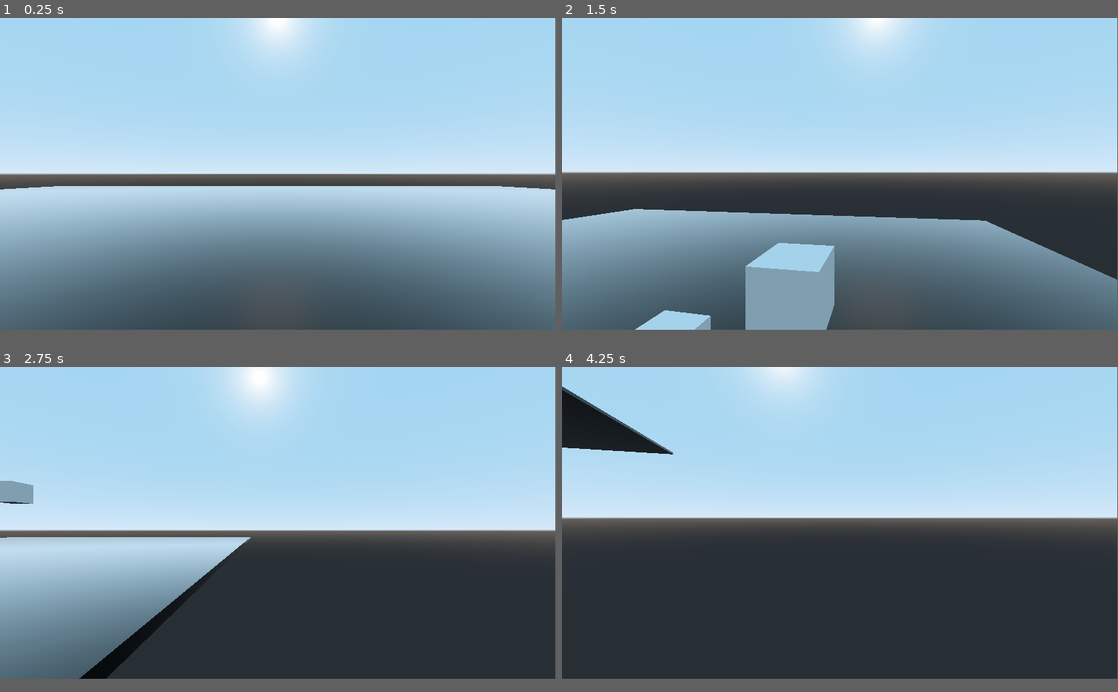
Above: before the commit, frames 1-4 (two rows, left to right).
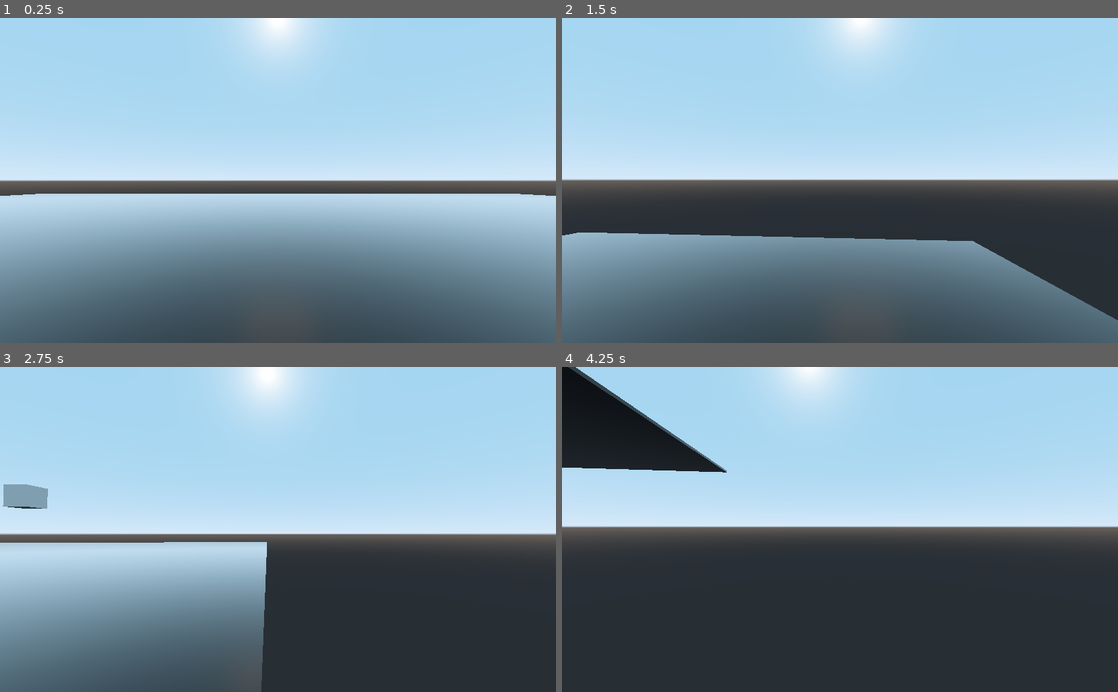
Above: after the commit, the same moments.

Repository: Jshigoodies/Experiment
Game: Godot game, scene res://Testing/TestWorld.tscn
Two runs of this game, one before a commit and one after it. Both use one fixed random seed, a clock stepped at 60 frames per second and the inputs below. Before the commit the project has no main scene; this scene is started directly in both runs.
Inputs (mouse positions are in pixels of both pictures, inside the frame that each line leads up to):
- Up to frame 1 (0.25 s): no input
- Up to frame 2 (1.5 s): tap Enter at 0.5 s; move the mouse to (867, 174) at 0.52 s; hold D (right) 0.53-1.28 s; tap Shift (sprint) at 0.6 s; tap Space (jump) at 0.77 s; move the mouse to (812, 174) at 1.27 s; hold S (backward) from 1.28 s (still down); tap W (foward) at 1.35 s
- Up to frame 3 (2.75 s): tap Space (jump) at 1.52 s; tap Shift (sprint) at 1.55, 2.1 s; move the mouse to (289, 516) at 2.02 s; release S (backward) at 2.03 s; hold D (right) from 2.03 s (still down)
- Up to frame 4 (4.25 s): move the mouse to (834, 529) at 2.77 s; tap Shift (sprint) at 2.85, 3.8 s; tap Space (jump) at 3.02, 3.77 s; move the mouse to (878, 526) at 3.52 s; release D (right) at 3.53 s; hold A (left) from 3.53 s (still down); hold W (foward) from 3.53 s (still down)
The window is 799x449 before the commit and 800x468 after it. Grey fills any space a smaller window leaves; there, only what the larger window draws over its background counts as a difference.

The runs differ from the first frame. In frame 1, 5.3% of the frame differs, in the area x 0-100%, y 0-98%; in frame 2, 16%; in frame 3, 12%; in frame 4, 8.3%.

Commit message:
added boost effect and audio

Diff:
--- /dev/null
+++ b/Player/AudioStreamPlayer3D.gd
@@ -0,0 +1,9 @@
+extends AudioStreamPlayer3D
+
+
+
+func _ready():
+	pass
+
+func _on_Player_camera_shake():
+	play()
--- /dev/null
+++ b/Player/Camera.gd
@@ -0,0 +1,24 @@
+extends Camera
+
+var is_shaking = false
+var shake_duration = 0.3
+var shake_intensity = 0.5
+var original_position
+
+func _start_screen_shake():
+	if !is_shaking:
+		is_shaking = true
+		original_position = transform.origin
+		var elapsed_time = 0.0
+		while elapsed_time < shake_duration:
+			var offset = Vector3(rand_range(-shake_intensity, shake_intensity), rand_range(-shake_intensity, shake_intensity), rand_range(-shake_intensity, shake_intensity))
+			transform.origin = original_position + offset
+			yield(get_tree().create_timer(0.02), "timeout")
+			elapsed_time += 0.02
+		transform.origin = original_position
+		is_shaking = false
+
+
+
+func _on_Player_camera_shake():
+	_start_screen_shake()
--- a/Player/Player.gd
+++ b/Player/Player.gd
@@ -1,4 +1,6 @@
 extends KinematicBody
+
+signal camera_shake
 
 const MOUSE_SENSITIVITY = 0.1
 
@@ -59,6 +61,7 @@
 		if is_boosting == false:
 			is_boosting = true
 			$BoostTimer.start()
+			emit_signal("camera_shake")
 
 	if is_boosting:
 		speed = SPRINT_SPEED
--- a/Player/Player.tscn
+++ b/Player/Player.tscn
@@ -1,6 +1,9 @@
-[gd_scene load_steps=4 format=2]
+[gd_scene load_steps=7 format=2]
 
 [ext_resource path="res://Player/Player.gd" type="Script" id=1]
+[ext_resource path="res://Player/Camera.gd" type="Script" id=2]
+[ext_resource path="res://Player/AudioStreamPlayer3D.gd" type="Script" id=3]
+[ext_resource path="res://Audio/boost-100537.mp3" type="AudioStream" id=4]
 
 [sub_resource type="CapsuleMesh" id=1]
 
@@ -11,6 +14,7 @@
 
 [node name="MeshInstance" type="MeshInstance" parent="."]
 transform = Transform( 1, 0, 0, 0, -4.37114e-08, -1, 0, 1, -4.37114e-08, 0, 1.5, 0 )
+visible = false
 mesh = SubResource( 1 )
 
 [node name="CollisionShape" type="CollisionShape" parent="."]
@@ -22,8 +26,18 @@
 
 [node name="Camera" type="Camera" parent="CamRoot"]
 far = 2846.1
+script = ExtResource( 2 )
 
 [node name="BoostTimer" type="Timer" parent="."]
 wait_time = 5.0
 
 [node name="weapon" type="Spatial" parent="."]
+
+[node name="Audio" type="Spatial" parent="."]
+
+[node name="AudioStreamPlayer3D" type="AudioStreamPlayer3D" parent="Audio"]
+stream = ExtResource( 4 )
+script = ExtResource( 3 )
+
+[connection signal="camera_shake" from="." to="CamRoot/Camera" method="_on_Player_camera_shake"]
+[connection signal="camera_shake" from="." to="Audio/AudioStreamPlayer3D" method="_on_Player_camera_shake"]
--- a/project.godot
+++ b/project.godot
@@ -11,12 +11,8 @@
 [application]
 
 config/name="Experiment"
+run/main_scene="res://Testing/TestWorld.tscn"
 config/icon="res://icon.png"
-
-[display]
-
-window/size/width=1920
-window/size/height=1080
 
 [gui]
 
Not shown, added: Audio/boost-100537.mp3.import
Not shown, added: export_presets.cfg
Not shown, added: Audio/boost-100537.mp3
